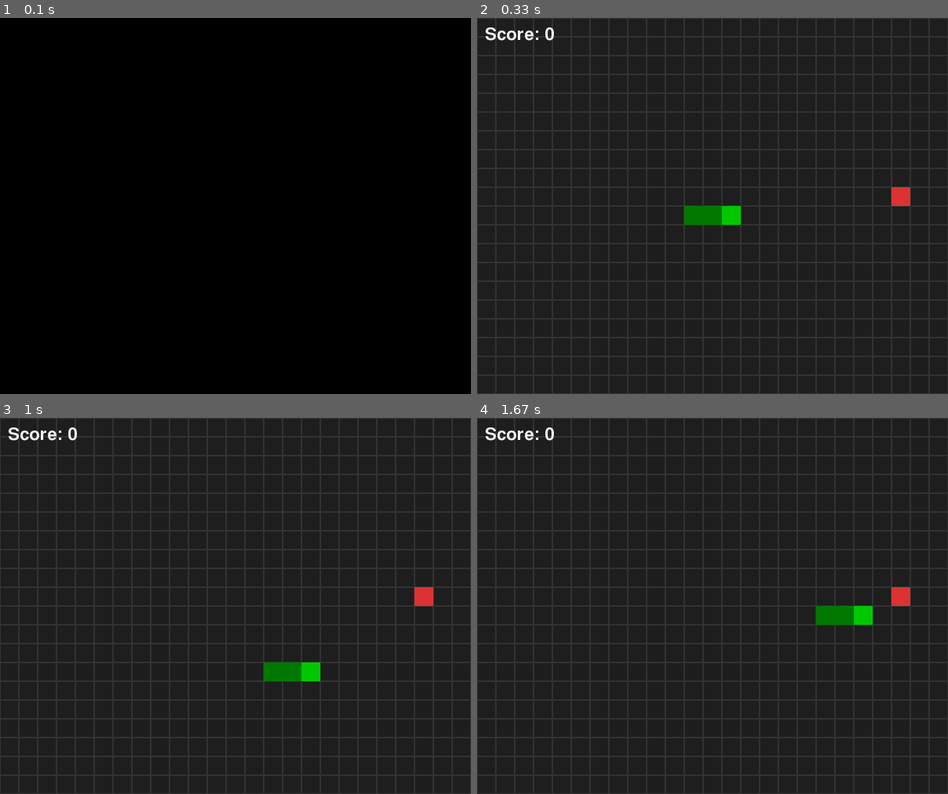
Above: before the commit, frames 1-4 (two rows, left to right).
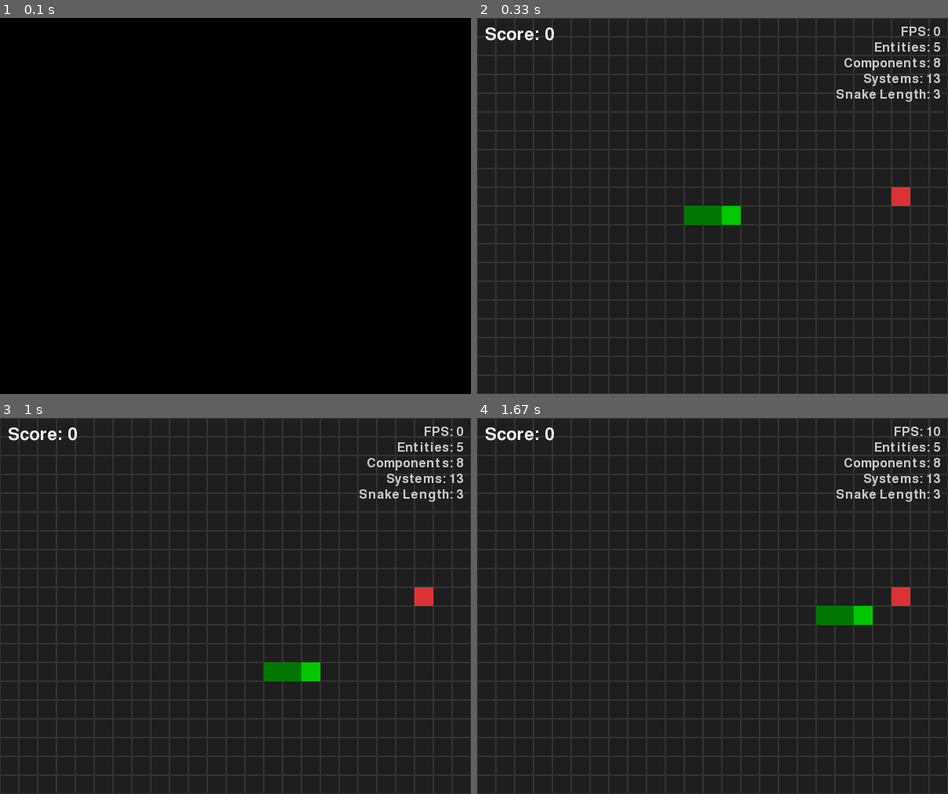
Above: after the commit, the same moments.

Repository: theKHutDeveloper/pygame_arcade_games
Game: pygame game, started from snake/main.py
Two runs of this game, one before a commit and one after it. Both use one fixed random seed, a clock stepped at 60 frames per second and the inputs below.
Inputs:
- Up to frame 1 (0.1 s): no input
- Up to frame 2 (0.33 s): no input
- Up to frame 3 (1 s): tap S at 0.33 s; hold Right from 0.67 s (still down)
- Up to frame 4 (1.67 s): release Right at 1.13 s; hold Up 1.17-1.47 s; hold Right from 1.5 s (still down)

Frame 1 is identical in both runs. In frame 2, 1.0% of the frame differs, in the area x 76-99%, y 2-23%; in frame 3, 1.0%; in frame 4, 1.0%.

Commit message:
feat(snake): add ECS debug overlay system
* Implement DebugRenderSystem to display runtime ECS metrics
* Show FPS, entity count, component types, system count, and snake length
* Render debug info in top-right corner of screen

Diff:
--- a/snake/main.py
+++ b/snake/main.py
@@ -15,6 +15,7 @@
     RestartSystem,
     RenderScoreSystem,
     RenderGameStateSystem,
+    DebugRenderSystem,
 )
 from snake.spawn import spawn_snake
 from snake.components import Score, GameState
@@ -48,6 +49,8 @@
     world.add_system(RenderScoreSystem(screen))
     world.add_system(RenderGameStateSystem(screen))
 
+    world.add_system(DebugRenderSystem(screen, clock))
+
     world.add_system(RestartSystem())
 
     _ = world.running
--- a/snake/systems.py
+++ b/snake/systems.py
@@ -292,3 +292,44 @@
 
                 # respawn snake
                 spawn_snake(world)
+
+
+class DebugRenderSystem(System):
+    def __init__(self, screen, clock):
+        self.screen = screen
+        self.clock = clock
+        self.font = pygame.font.SysFont(None, 24)
+
+    def update(self, world, dt, events):
+        fps = int(self.clock.get_fps())
+
+        # count entities
+        entity_ids = set()
+        for comp_store in world.components.values():
+            entity_ids.update(comp_store.keys())
+
+        entity_count = len(entity_ids)
+
+        component_types = len(world.components)
+        system_count = len(world.systems)
+
+        # snake length
+        snake_length = 1
+        bodies = list(world.get_entities_with(SnakeBody))
+        snake_length += len(bodies)
+
+        lines = [
+            f"FPS: {fps}",
+            f"Entities: {entity_count}",
+            f"Components: {component_types}",
+            f"Systems: {system_count}",
+            f"Snake Length: {snake_length}",
+        ]
+
+        y = 10
+
+        for line in lines:
+            text = self.font.render(line, True, (200, 200, 200))
+            rect = text.get_rect(topright=(SCREEN_WIDTH - 10, y))
+            self.screen.blit(text, rect)
+            y += 20
